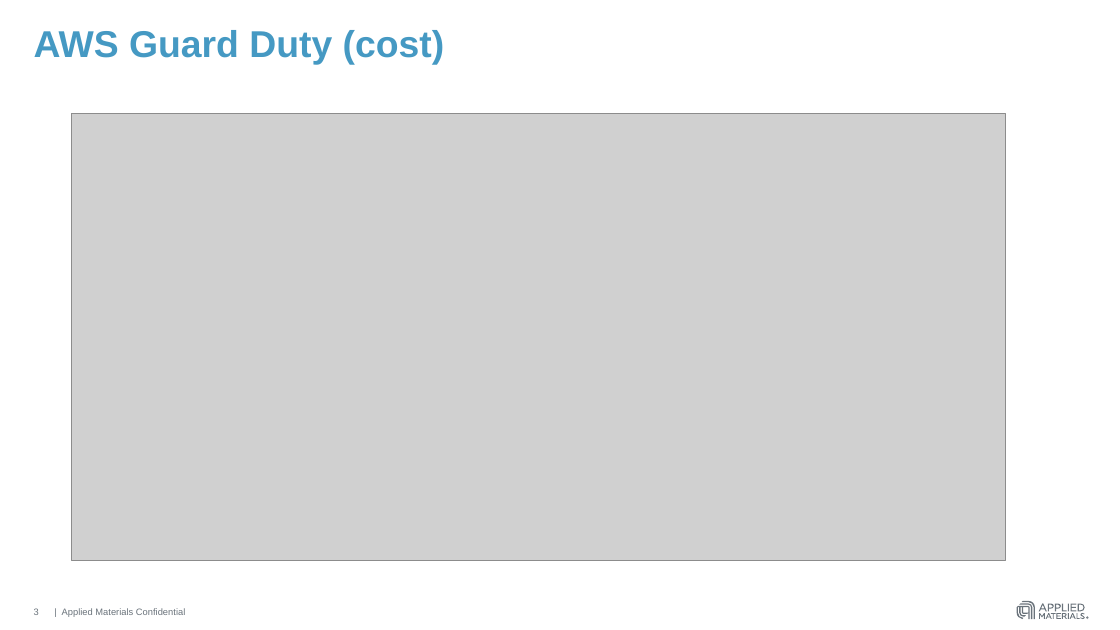
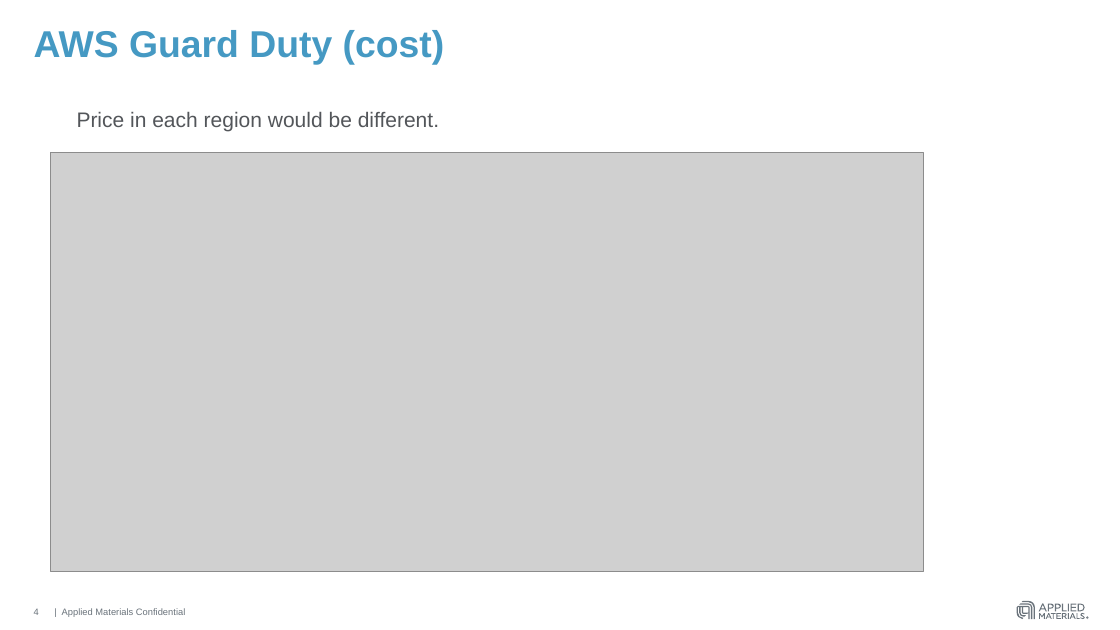
Before and after one commit to hmahajanHM/mytestrepo, a slide deck: slide 4 of AWS Guard Duty & Azure Security Center.pptx (slide 3 before the commit). Drawn at 1120x630 pixels with LibreOffice and Linux fonts; fonts in the diff are those of the drawing; grey boxes stand for pictures. Boxes give left, top, right and bottom in pixels: in the first picture for what was removed or moved away, otherwise in the second. Text is boxed around its words. In the diff, an @@ line names an element or a change of style, - is before the commit and + after.

```diff
--- a/AWS Guard Duty & Azure Security Center.pptx
+++ b/AWS Guard Duty & Azure Security Center.pptx
@@ text added at [77, 112, 439, 131], 18 pt, text #53565A @@
+Price in each region would be different.
@@ picture: place and size @@
-picture at [72, 113, 1006, 560]
+picture at [50, 153, 923, 571]
```
Also in this commit, not shown: 2 other slides changed, 14 slides added, 18 slides removed.
